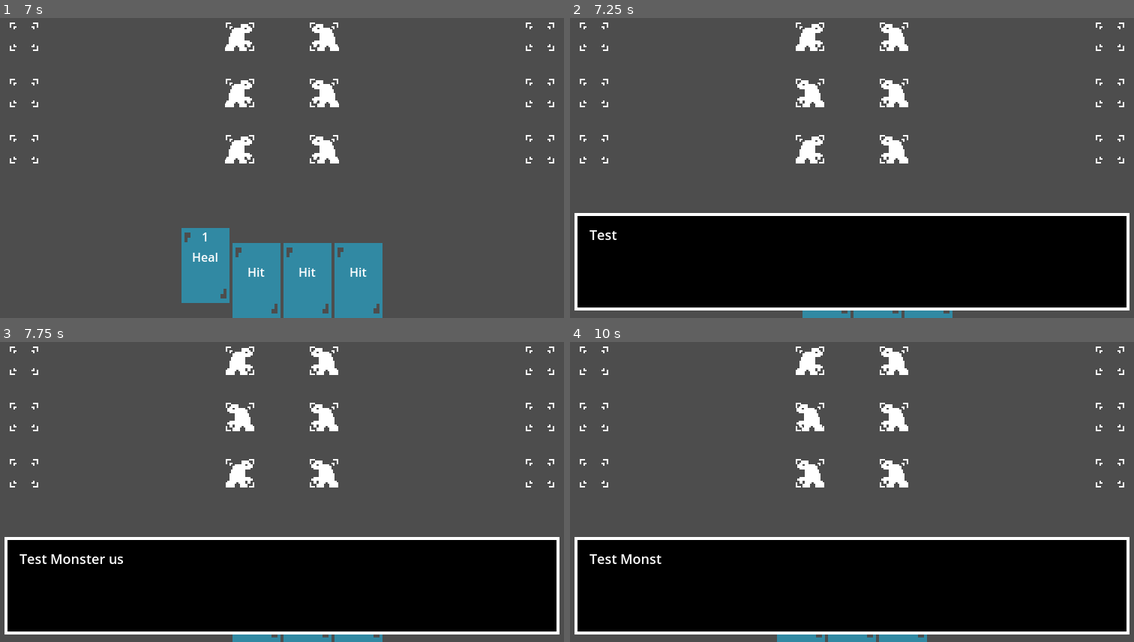
Above: before the commit, frames 1-4 (two rows, left to right).
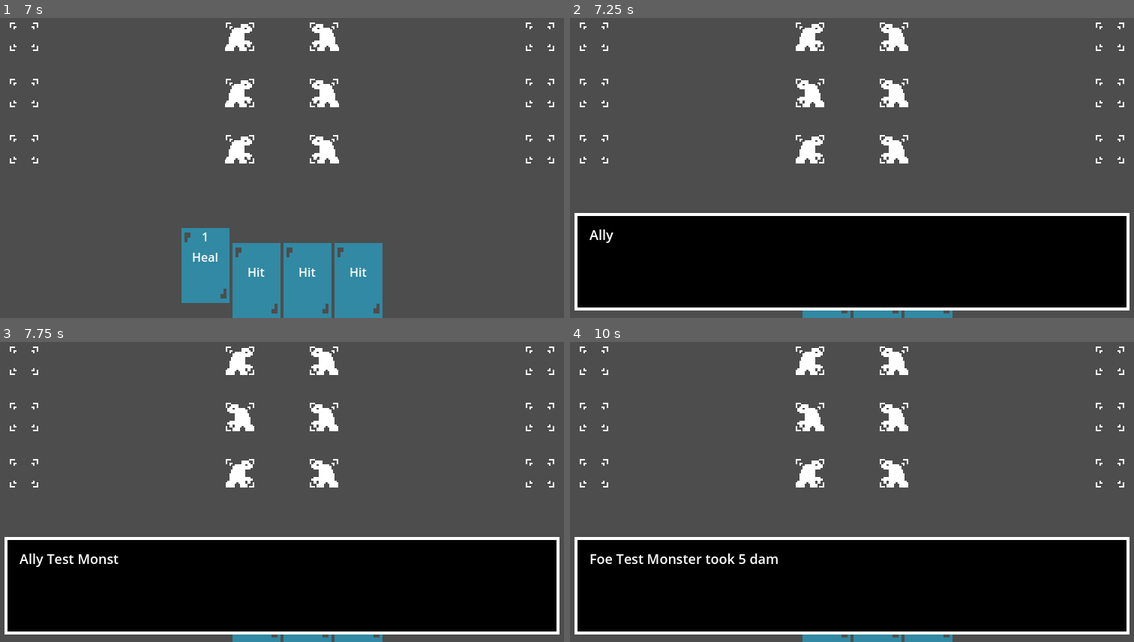
Above: after the commit, the same moments.

Repository: IsaelGabriel/tamer-game
Game: Godot game, scene res://nodes/battle_scene.tscn
The game is run twice, just before and just after one commit, with the same random seed, the same clock (stepped at 60 frames per second) and the same inputs.
Inputs:
- Up to frame 1 (7 s): tap Enter (ui_accept) at 0.5, 0.77, 1.25, 1.52, 2, 3.02, 3.77, 4.52, 6.02, 6.77 s; hold Right (ui_right) 0.53-1.28 s; hold Down (ui_down) 1.28-2.03 s; hold Right (ui_right) 2.03-2.78 s; hold Up (ui_up) 2.78-3.53 s; hold Left (ui_left) 3.53-5.03 s; hold Down (ui_down) 5.03-5.78 s; hold Right (ui_right) 5.78-6.53 s; hold Up (ui_up) from 6.53 s (still down)
- Up to frame 2 (7.25 s): keep holding Up (ui_up)
- Up to frame 3 (7.75 s): release Up (ui_up) at 7.28 s; hold Right (ui_right) from 7.28 s (still down); tap Enter (ui_accept) at 7.52 s
- Up to frame 4 (10 s): tap Enter (ui_accept) at 8, 8.75, 9.02, 9.5, 9.77 s; release Right (ui_right) at 8.03 s; hold Down (ui_down) 8.03-8.78 s; hold Left (ui_left) 8.78-9.53 s; hold Up (ui_up) from 9.53 s (still down)

Frame 1 is identical in both runs. In frame 2, 0.1% of the frame differs, in the area x 3-9%, y 70-75%; in frame 3, 0.4%; in frame 4, 1.1%, in the area x 3-68%, y 20-100%.

Commit message:
Add base for target system

Diff:
--- a/nodes/player_battle_monster.tscn
+++ b/nodes/player_battle_monster.tscn
@@ -31,3 +31,6 @@
 
 [node name="SkillManagerComponent" type="Node" parent="."]
 script = ExtResource("3_xk6cy")
+
+[node name="TargetSelection" type="Sprite2D" parent="."]
+visible = false
--- a/scripts/battle_manager.gd
+++ b/scripts/battle_manager.gd
@@ -1,6 +1,8 @@
 extends Node
 
 class_name BattleManager
+
+static var CURRENT: BattleManager = null
 
 @onready var player_battle_monster_prefab = preload("res://nodes/player_battle_monster.tscn")
 @onready var enemy_battle_monster_prefab = preload("res://nodes/enemy_battle_monster.tscn")
@@ -33,6 +35,9 @@
 		selected_monster_card_index = value
 
 func _ready():
+	if CURRENT != self and CURRENT != null:
+		CURRENT.queue_free()
+	CURRENT = self
 	# Spawn Battle Monsters
 	var screen_center = get_viewport().content_scale_size / 2
 	for i in range(0, total_player_monsters):
--- a/scripts/battle_monster.gd
+++ b/scripts/battle_monster.gd
@@ -38,6 +38,3 @@
 func _process(delta):
 	if state != null:
 		state.process(delta)
-
-func get_monster():
-	return monster
--- a/scripts/components/skill_manager_component.gd
+++ b/scripts/components/skill_manager_component.gd
@@ -3,7 +3,7 @@
 class_name SkillManagerComponent
 
 @onready var caster = get_parent()
-@onready var monster: Monster = caster.get_monster()
+@onready var monster: Monster = caster.monster
 
 var _skills = []
 
@@ -15,10 +15,9 @@
 	refresh_skills()
 	refresh_hand()
 
-func call_skill_from_hand(index: int):
-	# TODO: Method that handles targets (called before skill)
-	DialogHandler.display_dialog("%s used %s." % [monster.name, hand[index]])
-	call(SkillList.SKILLS[hand[index]]["effect"]["active"])
+func call_skill_from_hand(index: int, target: BattleMonster):
+	DialogHandler.display_dialog("%s %s used %s." % ["Foe" if caster is EnemyBattleMonster else "Ally", monster.name, hand[index]])
+	call(SkillList.SKILLS[hand[index]]["effect"]["active"], target)
 	hand.remove_at(index)
 	if len(hand) == 0: refresh_hand()
 
@@ -37,10 +36,12 @@
 
 # Skill functions
 
-func skill_hit():
-	DialogHandler.display_dialog("Success!")
+func skill_hit(target: BattleMonster):
+	var data = SkillList.SKILLS["Hit"]["data"]
+	target.monster.take_damage(monster, data["ammount"])
+	DialogHandler.display_dialog("%s %s took %d damage." % ["Foe" if target is EnemyBattleMonster else "Ally", target.monster.name, data["ammount"]])
 
-func skill_heal():
+func skill_heal(target: BattleMonster):
 	var data = SkillList.SKILLS["Heal"]["data"]
 	if(monster.hp < monster.max_hp):
 		var old_hp = monster.hp
--- a/scripts/enemy_battle_monster.gd
+++ b/scripts/enemy_battle_monster.gd
@@ -28,7 +28,15 @@
 		sprite.position = base.position.lerp(goal.position, interpolation_timer)
 		if interpolation_timer >= 1.0:
 			var skill = skill_manager.hand[0]
-			skill_manager.call_skill_from_hand(0)
+			var target: BattleMonster
+			match SkillList.SKILLS[skill]["target"]:
+				SkillList.TargetType.SELF:
+					target = _battle_monster
+				SkillList.TargetType.ENEMY:
+					target = BattleManager.CURRENT.player_monsters[randi_range(0, BattleManager.CURRENT.total_player_monsters-1)]
+				SkillList.TargetType.ALLY:
+					target = BattleManager.CURRENT.enemy_monsters[randi_range(0, BattleManager.CURRENT.total_enemy_monsters-1)]
+			skill_manager.call_skill_from_hand(0, target)
 			_battle_monster.called_skill.emit(_battle_monster, skill)
 			_battle_monster.state = BMSEnemyReturn.new(_battle_monster)
 
--- a/scripts/player_battle_monster.gd
+++ b/scripts/player_battle_monster.gd
@@ -22,7 +22,7 @@
 			var card = _battle_monster.skill_queue.pop_front()
 			var index = skill_card_container.get_children().find(card)
 			var skill = skill_manager.hand[index]
-			skill_manager.call_skill_from_hand(index)
+			skill_manager.call_skill_from_hand(index, BattleManager.CURRENT.enemy_monsters[0])
 			_battle_monster.called_skill.emit(_battle_monster, skill)
 			called_skill = true
 			card.queue_free()
--- a/scripts/skill_list.gd
+++ b/scripts/skill_list.gd
@@ -18,6 +18,9 @@
 		"target" : TargetType.ENEMY,
 		"effect" : {
 			"active" : "skill_hit"
+		},
+		"data" : {
+			"ammount" : 5
 		}
 	},
 	"Heal" : { # 0x01
Not shown, added: nodes/bat7343.tmp
Not shown, added: nodes/bat8786.tmp
